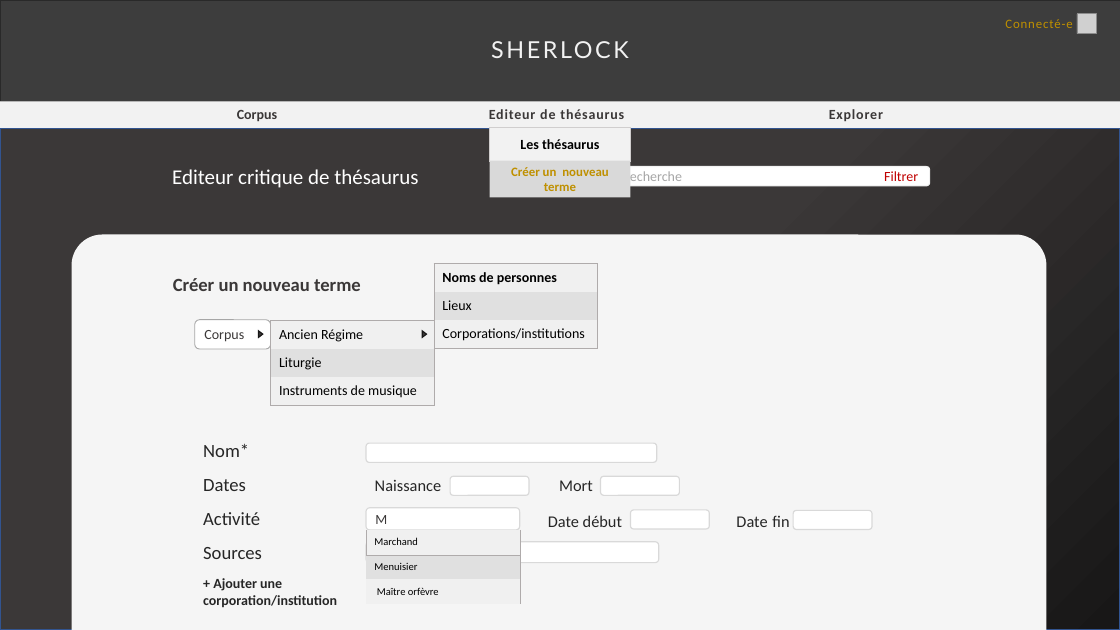
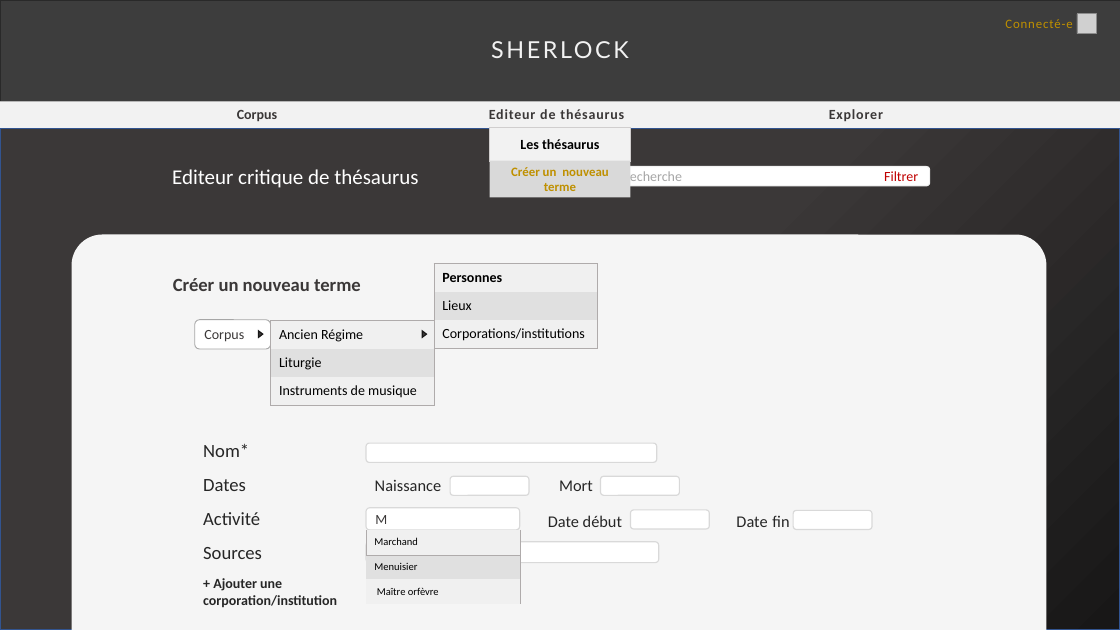
Before and after one commit to Amleth/SHERLOCK, a slide deck: slide 12 of modélisation/mercure-galant-thésaurus-ancien-régime/Ecrans.pptx. Drawn at 1120x630 pixels with LibreOffice and Linux fonts; fonts in the diff are those of the drawing; grey boxes stand for pictures. Boxes give left, top, right and bottom in pixels: in the first picture for what was removed or moved away, otherwise in the second. Text is boxed around its words. In the diff, an @@ line names an element or a change of style, - is before the commit and + after.

```diff
--- a/modélisation/mercure-galant-thésaurus-ancien-régime/Ecrans.pptx
+++ b/modélisation/mercure-galant-thésaurus-ancien-régime/Ecrans.pptx
@@ table at [434,264,597,349] @@
-row 1, column 1: Noms de personnes
+row 1, column 1: Personnes
```
Also in this commit, not shown: 6 other slides changed, 1 other file.
